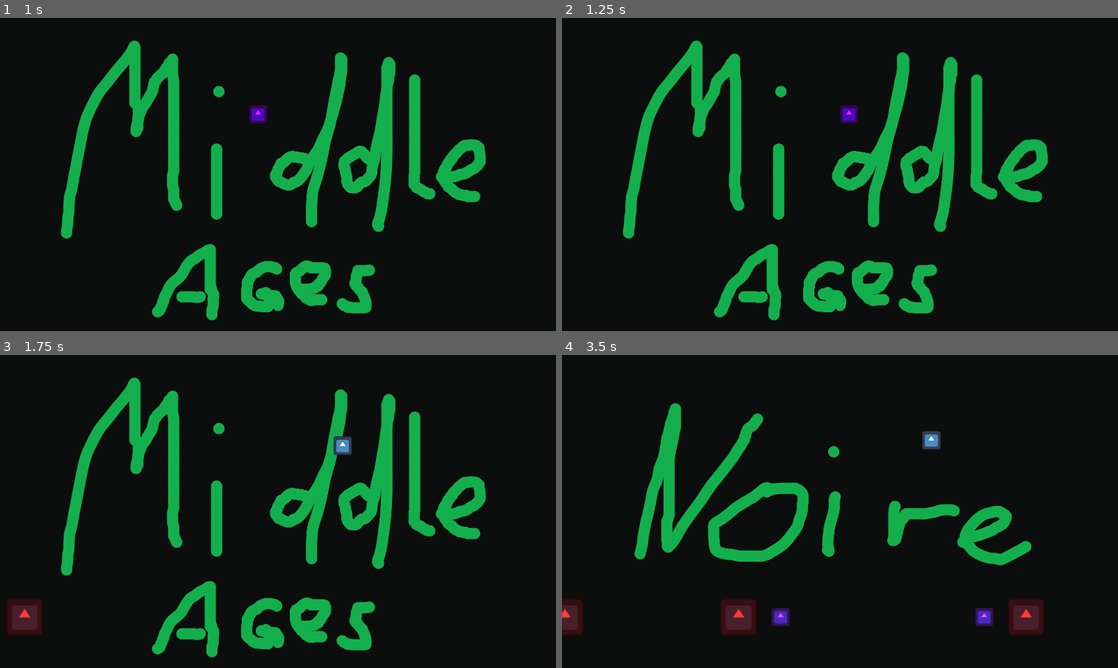
Above: before the commit, frames 1-4 (two rows, left to right).
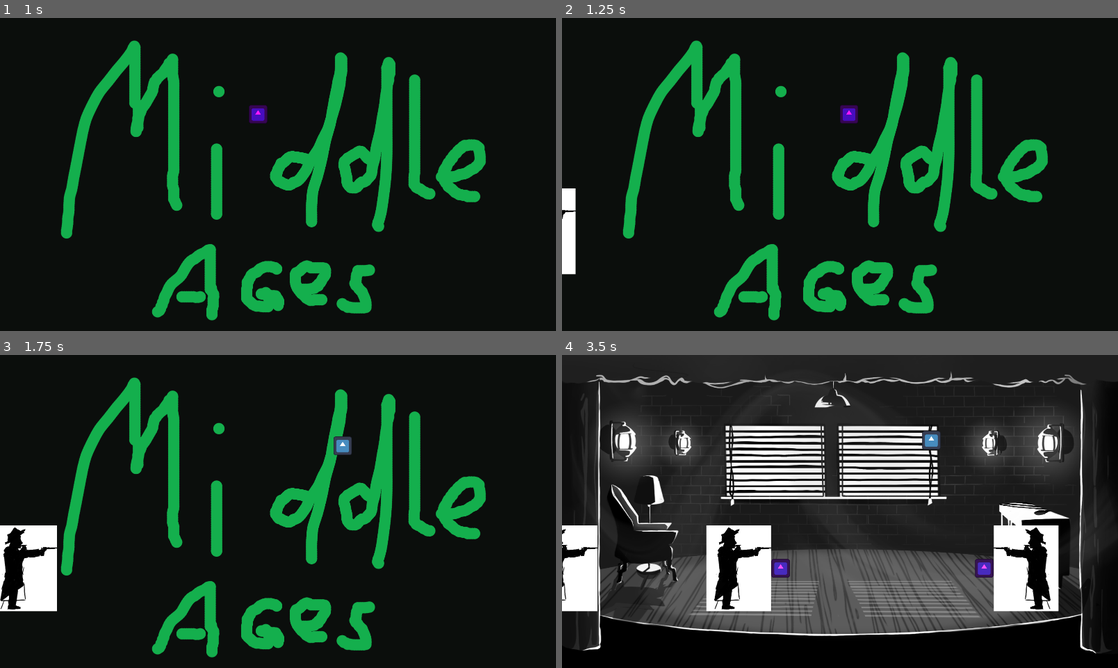
Above: after the commit, the same moments.

Repository: godzilla5hrimp/TheaterJumpShootMan
Game: Godot game, scene res://scenes/main.tscn
Same seed, same stepped clock (60 frames per second), same inputs: the game is played once before the commit and once after it. The engine's default icon, where the game draws it, is replaced by a stand-in: a white triangle on a blue panel in a dark square.
Inputs:
- Up to frame 1 (1 s): tap Enter at 0.5 s; hold Right (moveRight) from 0.53 s (still down); tap E (change_mask_next) at 0.6 s; tap Up (moveUp) at 0.77 s
- Up to frame 2 (1.25 s): keep holding Right (moveRight)
- Up to frame 3 (1.75 s): keep holding Right (moveRight); tap Q (change_mask_previous) at 1.35 s; tap Up (moveUp) at 1.52 s
- Up to frame 4 (3.5 s): release Right (moveRight) at 2.03 s; hold Left (moveLeft) 2.03-2.78 s; tap M (change_middle_ages) at 2.1 s; hold Right (moveRight) from 2.78 s (still down); tap N (change_noire) at 2.85 s; tap Up (moveUp) at 3.02 s

Frame 1 is identical in both runs. In frame 2, 0.7% of the frame differs, in the area x 0-3%, y 54-82%; in frame 3, 2.5%; in frame 4, 52%, in the area x 0-97%, y 0-96%.

Commit message:
started to work on sounds

Diff:
--- /dev/null
+++ b/mask-game-jam-game/default_bus_layout.tres
@@ -0,0 +1,15 @@
+[gd_resource type="AudioBusLayout" format=3 uid="uid://djgm1n5x0g0xy"]
+
+[resource]
+bus/1/name = &"SoundEffects"
+bus/1/solo = false
+bus/1/mute = false
+bus/1/bypass_fx = false
+bus/1/volume_db = 0.0
+bus/1/send = &"Master"
+bus/2/name = &"Music"
+bus/2/solo = false
+bus/2/mute = false
+bus/2/bypass_fx = false
+bus/2/volume_db = 0.0
+bus/2/send = &"Master"
--- a/mask-game-jam-game/project.godot
+++ b/mask-game-jam-game/project.godot
@@ -8,11 +8,15 @@
 
 config_version=5
 
+[animation]
+
+compatibility/default_parent_skeleton_in_mesh_instance_3d=true
+
 [application]
 
 config/name="mask game jam game"
 run/main_scene="uid://dhgkkjslu63lv"
-config/features=PackedStringArray("4.5", "Forward Plus")
+config/features=PackedStringArray("4.6", "Forward Plus")
 config/icon="res://icon.svg"
 
 [display]
@@ -60,7 +64,7 @@
 }
 close_button={
 "deadzone": -1.2,
-"events": [Object(InputEventKey,"resource_local_to_scene":false,"resource_name":"","device":-2,"window_id":0,"alt_pressed":false,"shif …(180 unchanged characters)…
+"events": [Object(InputEventKey,"resource_local_to_scene":false,"resource_name":"","device":-1,"window_id":0,"alt_pressed":false,"shif …(180 unchanged characters)…
 ]
 }
 restart={
@@ -70,18 +74,18 @@
 }
 change_noire={
 "deadzone": -1.2,
-"events": [Object(InputEventKey,"resource_local_to_scene":false,"resource_name":"","device":-2,"window_id":0,"alt_pressed":false,"shif …(177 unchanged characters)…
-, Object(InputEventKey,"resource_local_to_scene":false,"resource_name":"","device":-1,"window_id":0,"alt_pressed":false,"shift_pressed":false,"ctrl_pressed":false,"meta_pressed":false,"pressed":false,"keycode":0,"physical_keycode":78,"key_label":0,"unicode":110,"location":0,"echo":false,"script":null)
+"events": [Object(InputEventKey,"resource_local_to_scene":false,"resource_name":"","device":-1,"window_id":0,"alt_pressed":false,"shif …(177 unchanged characters)…
 ]
 }
 change_middle_ages={
 "deadzone": -1.2,
-"events": [Object(InputEventKey,"resource_local_to_scene":false,"resource_name":"","device":-2,"window_id":0,"alt_pressed":false,"shif …(177 unchanged characters)…
+"events": [Object(InputEventKey,"resource_local_to_scene":false,"resource_name":"","device":-1,"window_id":0,"alt_pressed":false,"shif …(177 unchanged characters)…
 ]
 }
 change_puppets={
 "deadzone": -1.2,
 "events": [Object(InputEventKey,"resource_local_to_scene":false,"resource_name":"","device":-2,"window_id":0,"alt_press …(191 unchanged characters)…
+, Object(InputEventKey,"resource_local_to_scene":false,"resource_name":"","device":-1,"window_id":0,"alt_pressed":false,"shift_pressed":false,"ctrl_pressed":false,"meta_pressed":false,"pressed":false,"keycode":0,"physical_keycode":66,"key_label":0,"unicode":98,"location":0,"echo":false,"script":null)
 ]
 }
 change_mask_next={
--- a/mask-game-jam-game/scenes/base_level_col.tscn
+++ b/mask-game-jam-game/scenes/base_level_col.tscn
@@ -1,7 +1,7 @@
 [gd_scene format=3 uid="uid://dpd5n25ohtpov"]
 
 [sub_resource type="RectangleShape2D" id="RectangleShape2D_6ramr"]
-size = Vector2(2440, 112)
+size = Vector2(2440, 184)
 
 [sub_resource type="RectangleShape2D" id="RectangleShape2D_n665v"]
 size = Vector2(1920, 112)
@@ -12,7 +12,7 @@
 [node name="BaseLevelCol" type="StaticBody2D" unique_id=1462689684]
 
 [node name="DownCol" type="CollisionShape2D" parent="." unique_id=616051666]
-position = Vector2(956, 1024)
+position = Vector2(956, 988)
 shape = SubResource("RectangleShape2D_6ramr")
 
 [node name="UpCol" type="CollisionShape2D" parent="." unique_id=2124402312]
--- a/mask-game-jam-game/scenes/basic_enemy.gd
+++ b/mask-game-jam-game/scenes/basic_enemy.gd
@@ -12,6 +12,7 @@
 		dir = 1
 	else:
 		dir = -1
+		$Sprite2D.flip_h = true
 
 
 func _physics_process(delta: float) -> void:
--- a/mask-game-jam-game/scenes/basic_enemy.tscn
+++ b/mask-game-jam-game/scenes/basic_enemy.tscn
@@ -1,12 +1,12 @@
 [gd_scene format=3 uid="uid://ba8rsth0mt51u"]
 
-[ext_resource type="Texture2D" uid="uid://c5luofnynhjcw" path="res://icon.svg" id="1_3i4hm"]
 [ext_resource type="Script" uid="uid://dhnb1gf8melvb" path="res://scenes/basic_enemy.gd" id="1_md22f"]
 [ext_resource type="PackedScene" uid="uid://d6glksavwbwc" path="res://scenes/enemy_bullet.tscn" id="2_fn5nn"]
 [ext_resource type="PackedScene" uid="uid://bqnn7bvunbej4" path="res://scenes/melee_attack.tscn" id="3_cuegt"]
+[ext_resource type="Texture2D" uid="uid://b4lovuxv4q7uc" path="res://Assets/Images/character/NoireEnemy.png" id="4_cuegt"]
 
 [sub_resource type="RectangleShape2D" id="RectangleShape2D_md22f"]
-size = Vector2(128, 128)
+size = Vector2(224, 312)
 
 [node name="BasicEnemy" type="CharacterBody2D" unique_id=1638890085 groups=["enemies"]]
 collision_layer = 0
@@ -15,10 +15,12 @@
 melee_scene = ExtResource("3_cuegt")
 
 [node name="Sprite2D" type="Sprite2D" parent="." unique_id=180272811]
-modulate = Color(1, 0.23000002, 0.23000002, 1)
-texture = ExtResource("1_3i4hm")
+texture = ExtResource("4_cuegt")
+region_enabled = true
+region_rect = Rect2(1760, 616, 224, 296)
 
 [node name="CollisionShape2D" type="CollisionShape2D" parent="." unique_id=185468729]
+position = Vector2(0, 4)
 shape = SubResource("RectangleShape2D_md22f")
 
 [node name="Despawn" type="Timer" parent="." unique_id=347487592]
--- a/mask-game-jam-game/scenes/enemy_bullet.tscn
+++ b/mask-game-jam-game/scenes/enemy_bullet.tscn
@@ -1,7 +1,8 @@
-[gd_scene load_steps=5 format=3 uid="uid://d6glksavwbwc"]
+[gd_scene format=3 uid="uid://d6glksavwbwc"]
 
 [ext_resource type="Texture2D" uid="uid://c5luofnynhjcw" path="res://icon.svg" id="1_d2qol"]
 [ext_resource type="Script" uid="uid://dxm3gwax322o0" path="res://scenes/enemy_bullet.gd" id="1_qx7rs"]
+[ext_resource type="AudioStream" uid="uid://c2fg6nnotnf0j" path="res://Assets/Sound/laserSmall_004.ogg" id="3_38r62"]
 
 [sub_resource type="RectangleShape2D" id="RectangleShape2D_d2qol"]
 size = Vector2(128, 128)
@@ -9,28 +10,32 @@
 [sub_resource type="RectangleShape2D" id="RectangleShape2D_qx7rs"]
 size = Vector2(128, 126)
 
-[node name="EnemyBullet" type="CharacterBody2D"]
+[node name="EnemyBullet" type="CharacterBody2D" unique_id=879922266]
 scale = Vector2(0.5, 0.5)
 collision_layer = 8
 collision_mask = 2
 script = ExtResource("1_qx7rs")
 
-[node name="Sprite2D" type="Sprite2D" parent="."]
+[node name="Sprite2D" type="Sprite2D" parent="." unique_id=1320172626]
 modulate = Color(1, 0.309804, 1, 1)
 texture = ExtResource("1_d2qol")
 
-[node name="CollisionShape2D" type="CollisionShape2D" parent="."]
+[node name="CollisionShape2D" type="CollisionShape2D" parent="." unique_id=1037471187]
 shape = SubResource("RectangleShape2D_d2qol")
 
-[node name="CleanUp" type="Timer" parent="."]
+[node name="CleanUp" type="Timer" parent="." unique_id=1238987220]
 wait_time = 5.0
 autostart = true
 
-[node name="Area2D" type="Area2D" parent="."]
+[node name="Area2D" type="Area2D" parent="." unique_id=2080996842]
 
-[node name="CollisionShape2D" type="CollisionShape2D" parent="Area2D"]
+[node name="CollisionShape2D" type="CollisionShape2D" parent="Area2D" unique_id=921005529]
 position = Vector2(0, -1)
 shape = SubResource("RectangleShape2D_qx7rs")
 
+[node name="AudioStreamPlayer2D" type="AudioStreamPlayer2D" parent="." unique_id=38425019]
+stream = ExtResource("3_38r62")
+bus = &"SoundEffects"
+
 [connection signal="timeout" from="CleanUp" to="." method="_on_clean_up_timeout"]
 [connection signal="area_entered" from="Area2D" to="." method="_on_area_2d_area_entered"]
--- a/mask-game-jam-game/scenes/melee_attack.tscn
+++ b/mask-game-jam-game/scenes/melee_attack.tscn
@@ -1,35 +1,40 @@
-[gd_scene load_steps=5 format=3 uid="uid://bqnn7bvunbej4"]
+[gd_scene format=3 uid="uid://bqnn7bvunbej4"]
 
 [ext_resource type="Script" uid="uid://bbm32awxmjfoi" path="res://scenes/melee_attack.gd" id="1_3ljer"]
 [ext_resource type="Texture2D" uid="uid://c5luofnynhjcw" path="res://icon.svg" id="1_bd5lp"]
+[ext_resource type="AudioStream" uid="uid://k3w6y2w61ukl" path="res://Assets/Sound/woosh8.ogg" id="3_qm6g2"]
 
 [sub_resource type="RectangleShape2D" id="RectangleShape2D_3ljer"]
 
 [sub_resource type="RectangleShape2D" id="RectangleShape2D_qm6g2"]
 size = Vector2(129.333, 128)
 
-[node name="MeleeAttack" type="CharacterBody2D"]
+[node name="MeleeAttack" type="CharacterBody2D" unique_id=1731473929]
 scale = Vector2(0.75, 0.75)
 collision_layer = 4
 collision_mask = 2
 script = ExtResource("1_3ljer")
 
-[node name="CollisionShape2D" type="CollisionShape2D" parent="."]
+[node name="CollisionShape2D" type="CollisionShape2D" parent="." unique_id=817200230]
 visible = false
 shape = SubResource("RectangleShape2D_3ljer")
 
-[node name="Sprite2D" type="Sprite2D" parent="."]
+[node name="Sprite2D" type="Sprite2D" parent="." unique_id=1538626793]
 modulate = Color(1, 0.898667, 0.24, 1)
 texture = ExtResource("1_bd5lp")
 
-[node name="CleanUp" type="Timer" parent="."]
+[node name="CleanUp" type="Timer" parent="." unique_id=855880955]
 wait_time = 0.2
 autostart = true
 
-[node name="Area2D" type="Area2D" parent="."]
+[node name="Area2D" type="Area2D" parent="." unique_id=954399201]
 
-[node name="CollisionShape2D" type="CollisionShape2D" parent="Area2D"]
+[node name="CollisionShape2D" type="CollisionShape2D" parent="Area2D" unique_id=1663264541]
 position = Vector2(-0.666667, -1.33333)
 shape = SubResource("RectangleShape2D_qm6g2")
 
+[node name="AudioStreamPlayer2D" type="AudioStreamPlayer2D" parent="." unique_id=1354811091]
+stream = ExtResource("3_qm6g2")
+bus = &"SoundEffects"
+
 [connection signal="timeout" from="CleanUp" to="." method="_on_clean_up_timeout"]
--- a/mask-game-jam-game/scenes/noire.tscn
+++ b/mask-game-jam-game/scenes/noire.tscn
@@ -1,13 +1,13 @@
-[gd_scene load_steps=3 format=3 uid="uid://cx67geca5cr6d"]
+[gd_scene format=3 uid="uid://cx67geca5cr6d"]
 
-[ext_resource type="Texture2D" uid="uid://dodn1l5racq1m" path="res://Assets/Images/PlaceHolder/NoirePH.png" id="1_s8ixi"]
+[ext_resource type="Texture2D" uid="uid://cq3v8e2ecks4w" path="res://Assets/Images/Background/Hintegrund_Noir.png" id="1_3hkan"]
 [ext_resource type="PackedScene" uid="uid://dpd5n25ohtpov" path="res://scenes/base_level_col.tscn" id="2_3hkan"]
 
-[node name="Noire" type="Node2D"]
+[node name="Noire" type="Node2D" unique_id=1786108051]
 
-[node name="Background" type="Sprite2D" parent="."]
+[node name="Background" type="Sprite2D" parent="." unique_id=1288383011]
 z_index = -1
-texture = ExtResource("1_s8ixi")
+texture = ExtResource("1_3hkan")
 centered = false
 
-[node name="BaseLevelCol" parent="." instance=ExtResource("2_3hkan")]
+[node name="BaseLevelCol" parent="." unique_id=1506606377 instance=ExtResource("2_3hkan")]
Binary file added: mask-game-jam-game/Assets/Images/Background/Hintegrund_Noir.png
Not shown, added: mask-game-jam-game/Assets/Images/Background/Hintegrund_Noir.png.import
Not shown, changed: mask-game-jam-game/Assets/Images/PlaceHolder/BackgroundPH.png.import
Not shown, changed: mask-game-jam-game/Assets/Images/PlaceHolder/PuppePH.png.import
Binary file added: mask-game-jam-game/Assets/Images/character/NoireEnemy.png
Not shown, added: mask-game-jam-game/Assets/Images/character/NoireEnemy.png.import
Not shown, added: mask-game-jam-game/Assets/Sound/Wacky Waiting.ogg.import
Not shown, added: mask-game-jam-game/Assets/Sound/laserSmall_004.ogg.import
Not shown, added: mask-game-jam-game/Assets/Sound/metalPot3.ogg.import
Not shown, added: mask-game-jam-game/Assets/Sound/woosh8.ogg.import
Not shown, changed: mask-game-jam-game/icon.svg.import
Not shown: 1 places in mask-game-jam-game/scenes/actor.tscn that only renumber resources
(and 5 more such lines)
